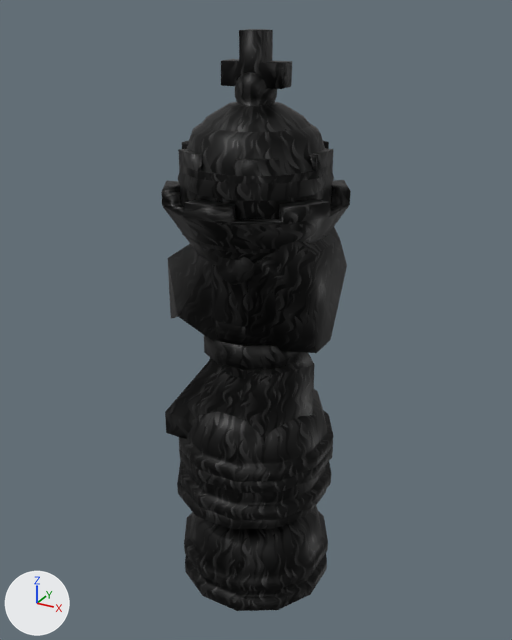
What one commit did to the glTF model models/Black/Queen.glb.
Camera for both pictures: a 50 mm camera at (0.245, -0.444, 0.242) aimed at (-0.003, 0.005, 0.017). The axes (+X, +Y, +Z) are drawn at lower left. The lights are the same throughout.

The first picture shows 'Bishop', 'King', 'Knight', 'Pawn', 'Queen', 'Rook'.
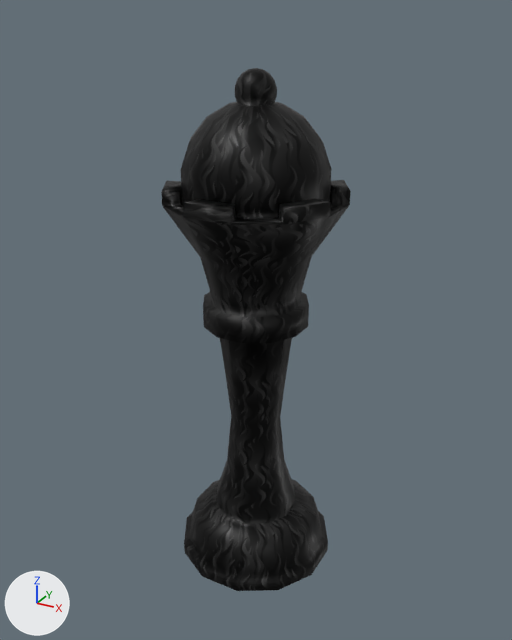
The change, as JSON lines over the scene's bpy script:
```json
{"op": "remove", "block": "ob_bishop", "code": ["ob_bishop = bpy.data.objects.new('Bishop', me_node_mesh)", "ob_bishop.location = (0.0, 0.0, 0.0)"]}
{"op": "remove", "block": "ob_king", "code": ["ob_king = bpy.data.objects.new('King', me_node_mesh_001)", "ob_king.location = (0.0, 0.0, 0.0)"]}
{"op": "remove", "block": "ob_knight", "code": ["ob_knight = bpy.data.objects.new('Knight', me_node_mesh_003)", "ob_knight.location = (0.0, 0.0, 0.0)"]}
{"op": "remove", "block": "ob_pawn", "code": ["ob_pawn = bpy.data.objects.new('Pawn', me_node_mesh_004)", "ob_pawn.location = (0.0, 0.0, 0.0)"]}
{"op": "remove", "block": "ob_rook", "code": ["ob_rook = bpy.data.objects.new('Rook', me_node_mesh_006)", "ob_rook.location = (0.0, 0.0, 0.0)"]}
```

Location of each change, [x1, y1, x2, y2] in pixels of the pictures (512 x 640 px):
```json
{"object": "Knight", "change": "deleted", "before": [165, 227, 347, 529]}
{"object": "King", "change": "deleted", "before": [178, 29, 334, 611]}
{"object": "Rook", "change": "deleted", "before": [178, 141, 334, 482]}
{"object": "Bishop", "change": "deleted", "before": [181, 462, 331, 520]}
{"object": "Pawn", "change": "deleted", "before": [179, 447, 333, 493]}
{"object": "Queen", "change": "unchanged, uncovered by the edit", "before": [161, 72, 351, 591], "after": [161, 68, 351, 591]}
```
